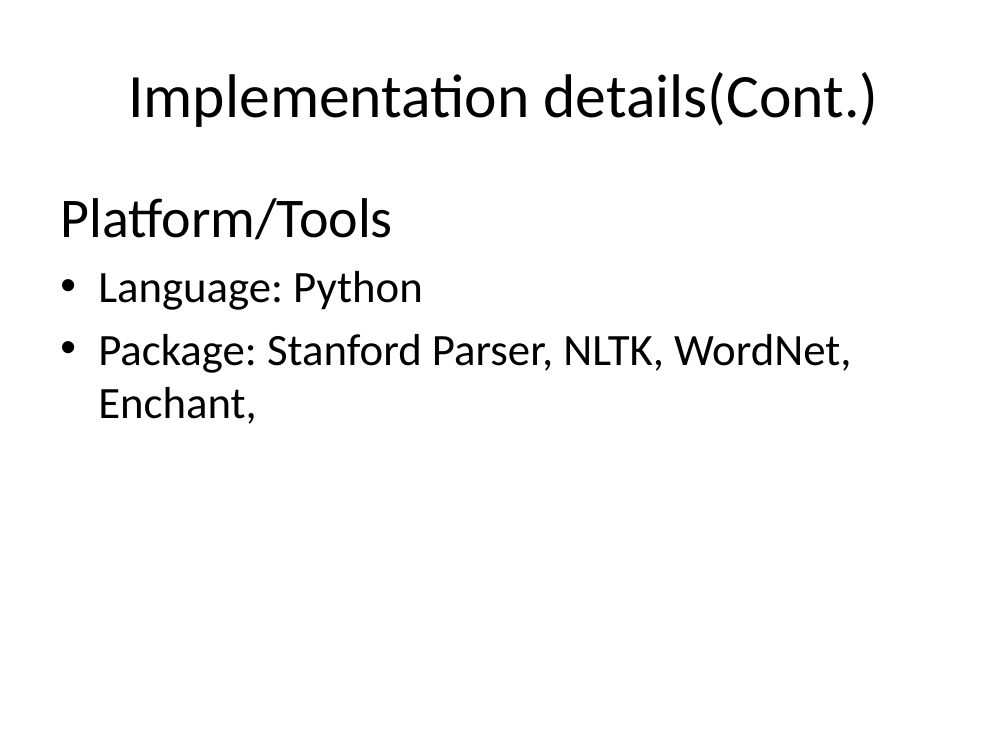
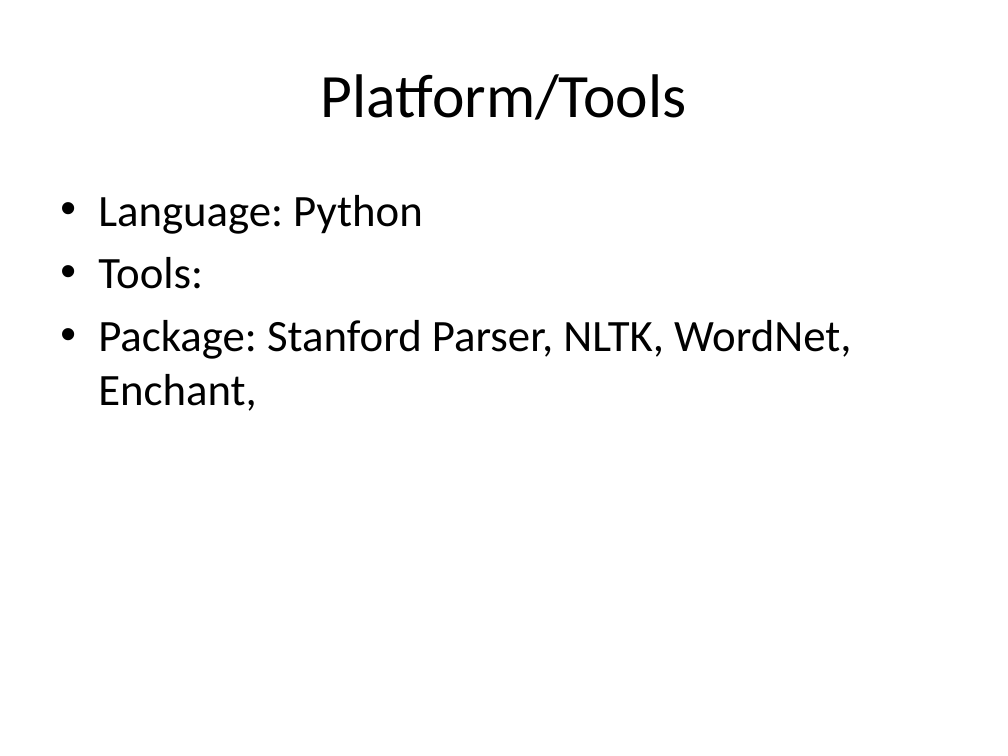
Before and after one commit to dx88968/SRA, a slide deck: slide 5 of Report/NLP.pptx (slide 12 before the commit). Drawn at 1008x756 pixels with LibreOffice and Linux fonts; fonts in the diff are those of the drawing. Boxes give left, top, right and bottom in pixels: in the first picture for what was removed or moved away, otherwise in the second. Text is boxed around its words. In the diff, an @@ line names an element or a change of style, - is before the commit and + after.

```diff
--- a/Report/NLP.pptx
+++ b/Report/NLP.pptx
@@ title at [321, 74, 687, 120]: text changed @@
-Implementation details(Cont.)
+Platform/Tools
@@ text at [60, 198, 392, 240]: paragraph removed @@
-Platform/Tools
@@ text at [98, 257, 203, 289]: paragraph added @@
+• Tools:
```
Also in this commit, not shown: 2 other slides changed, 2 slides removed, 3 other files.
